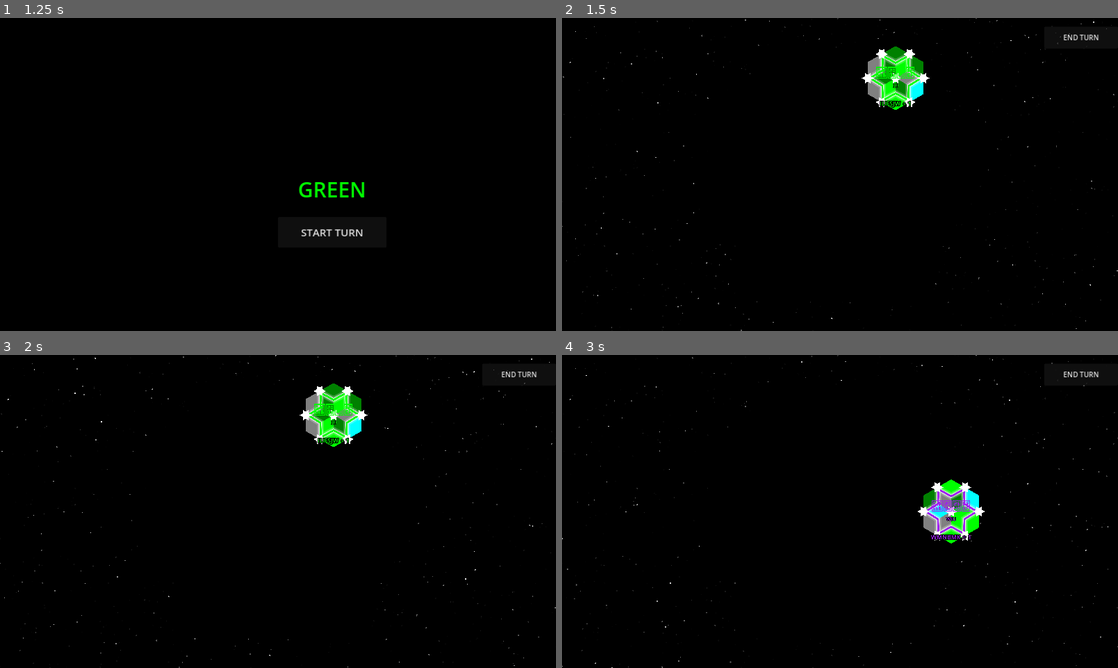
Above: before the commit, frames 1-4 (two rows, left to right).
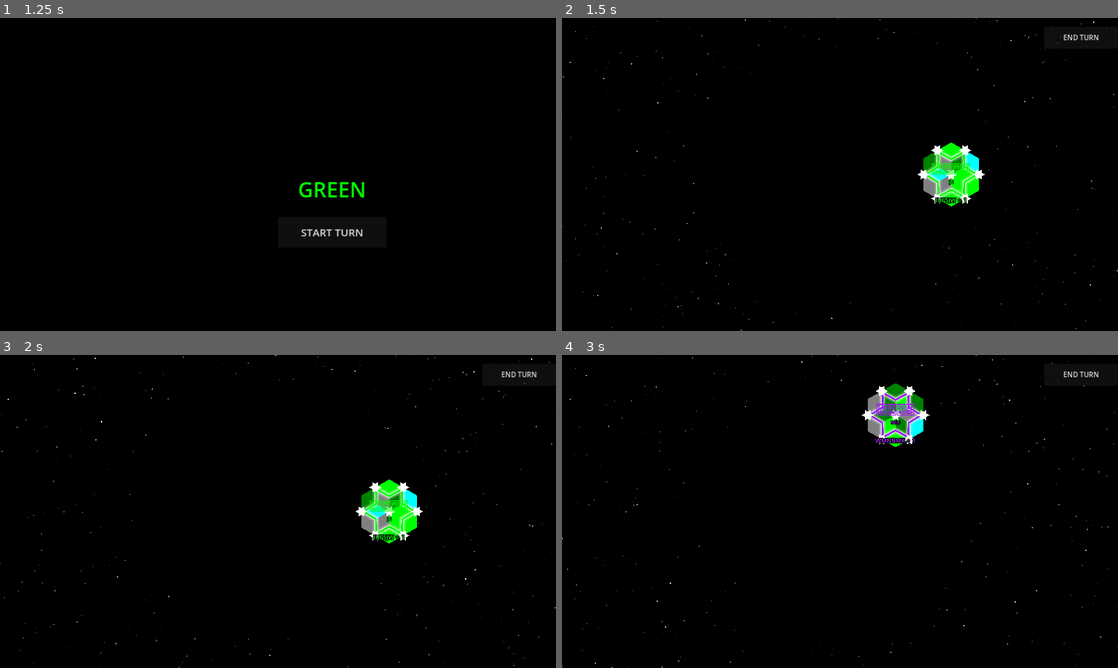
Above: after the commit, the same moments.

Repository: Cy13eruna/VyV
Game: Godot game, scene res://main.tscn
Two runs of this game, one before a commit and one after it. Both use one fixed random seed, a clock stepped at 60 frames per second and the inputs below.
Inputs:
- Up to frame 1 (1.25 s): click "2" at 0.5 s
- Up to frame 2 (1.5 s): click "START TURN" at 1.25 s
- Up to frame 3 (2 s): no input
- Up to frame 4 (3 s): click "END TURN" at 2 s; click "START TURN" at 2.75 s

Frame 1 is identical in both runs. In frame 2, 3.2% of the frame differs, in the area x 53-76%, y 9-61%; in frame 3, 3.2%; in frame 4, 3.2%.

Commit message:
Vagabon Spends Power

Diff:
--- a/src/systems/entities/DomainManager.gd
+++ b/src/systems/entities/DomainManager.gd
@@ -1,4 +1,3 @@
-# res://src/systems/entities/DomainManager.gd
 extends Node2D
 
 var domain_script: GDScript = null
@@ -9,9 +8,10 @@
 	add_to_group("domain_manager")
 	_load_resources.call_deferred()
 
-	# Conecta ao sinal de virada de turno no EventBus
-	# ATUALIZADO: O sinal agora envia (id, color, round_number)
 	if is_instance_valid(Signals) and Signals.has_signal("turn_started"):
+		# Conecta garantindo que não haja duplicatas
+		if Signals.turn_started.is_connected(_on_turn_started):
+			Signals.turn_started.disconnect(_on_turn_started)
 		Signals.turn_started.connect(_on_turn_started)
 
 func _load_resources() -> void:
@@ -22,17 +22,39 @@
 func get_domain_positions_for_player(player_id: int) -> Array:
 	var positions: Array = []
 	for pos_key in active_domains:
-		var domain = active_domains[pos_key]
-		if domain.owner_id == player_id:
-			positions.append(domain.pos)
+		var domain_data = active_domains[pos_key]
+		if domain_data.owner_id == player_id:
+			positions.append(domain_data.pos)
 	return positions
 
 func get_domain_at(world_pos: Vector2) -> Node2D:
 	var clean_pos = world_pos.snapped(Vector2(0.1, 0.1))
 	for inst in domain_instances:
-		if is_instance_valid(inst) and inst.get("grid_pos").distance_to(clean_pos) < 1.0:
-			return inst
+		if is_instance_valid(inst):
+			var inst_pos = inst.get("grid_pos")
+			if inst_pos is Vector2 and inst_pos.distance_to(clean_pos) < 1.0:
+				return inst
 	return null
+
+## --- NOVA API: GESTÃO DE PODER INDIVIDUALIZADA ---
+
+# Retorna o poder de um domínio específico baseado na sua posição
+func get_domain_power_at(world_pos: Vector2) -> int:
+	var domain = get_domain_at(world_pos)
+	if is_instance_valid(domain):
+		return domain.get("power") if domain.get("power") != null else 0
+	return 0
+
+# Consome poder de um domínio específico. Retorna true se teve saldo.
+func consume_power_at(world_pos: Vector2, amount: int) -> bool:
+	var domain = get_domain_at(world_pos)
+	if is_instance_valid(domain):
+		var current_power = domain.get("power") if domain.get("power") != null else 0
+		if current_power >= amount:
+			if domain.has_method("add_power"):
+				domain.add_power(-amount)
+				return true
+	return false
 
 ## --- GESTÃO DE DOMÍNIOS ---
 
@@ -66,12 +88,12 @@
 	if new_domain.has_method("setup_domain"):
 		new_domain.setup_domain(clean_pos, clean_pos, color, owner_id, tile_size)
 
-	new_domain.name = "Domain_" + pos_key.replace(".", "_")
+	new_domain.name = "Domain_" + pos_key.replace(".", "_").replace(",", "_")
 	domain_instances.append(new_domain)
 
 	return new_domain
 
-## --- LÓGICA DE SPAWN ---
+## --- LÓGICA DE SPAWN (ESTRATÉGIA DE BORDAS) ---
 
 func spawn_domains(player_count: int, grid_mgr: Node2D, v_mgr: Node2D, turn_mgr: Node):
 	clear_domains()
@@ -88,12 +110,8 @@
 	if valid_nodes.is_empty(): return
 
 	var directions = [
-		Vector2(1, 0),          # 0: Direita
-		Vector2(0.5, 0.866),    # 1: Sudeste
-		Vector2(-0.5, 0.866),   # 2: Sudoeste
-		Vector2(-1, 0),         # 3: Esquerda
-		Vector2(-0.5, -0.866),  # 4: Noroeste
-		Vector2(0.5, -0.866)    # 5: Nordeste
+		Vector2(1, 0), Vector2(0.5, 0.866), Vector2(-0.5, 0.866),
+		Vector2(-1, 0), Vector2(-0.5, -0.866), Vector2(0.5, -0.866)
 	]
 
 	var edge_positions = []
@@ -107,34 +125,9 @@
 				best_node = pos
 		edge_positions.append(best_node)
 
-	if edge_positions.size() < 6:
-		edge_positions.shuffle()
-		var spawned = 0
-		for i in range(min(player_count, edge_positions.size())):
-			_create_capital(spawned, edge_positions[i], grid_mgr, v_mgr, turn_mgr, t_size)
-			spawned += 1
-		return
-
-	var selected_indices = []
-	match player_count:
-		2:
-			selected_indices = [0, 1, 2, 3, 4, 5]
-			selected_indices.shuffle()
-			selected_indices = selected_indices.slice(0, 2)
-		3:
-			var offset = randi() % 2
-			selected_indices = [offset, offset + 2, offset + 4]
-		4:
-			var offset = randi() % 3
-			selected_indices = [offset, (offset + 1) % 6, (offset + 3) % 6, (offset + 4) % 6]
-		6:
-			selected_indices = [0, 1, 2, 3, 4, 5]
-		_:
-			selected_indices = [0, 1, 2, 3, 4, 5]
-			selected_indices.shuffle()
-			selected_indices = selected_indices.slice(0, player_count)
-
+	var selected_indices = range(6)
 	selected_indices.shuffle()
+	selected_indices = selected_indices.slice(0, player_count)
 
 	var spawned = 0
 	for idx in selected_indices:
@@ -159,16 +152,17 @@
 		v_name = domain_inst.generate_vagabond_name()
 
 	if v_mgr and v_mgr.has_method("_create_vagabond"):
+		# No futuro, passaremos o grid_pos do domínio para o Vagabond como 'home_domain'
 		v_mgr._create_vagabond(grid_pos, p_color, id, grid, v_name)
 
-## ATUALIZADO: Agora recebe o round_number para evitar o bug do 2º jogador
+## ATUALIZADO: Produção de Poder
 func _on_turn_started(player_id: int, _player_color: Color, round_number: int) -> void:
-	# Na primeira rodada, os domínios já nascem com 1 de poder.
-	# Ignoramos a produção para que o 2º jogador (e seguintes) não ganhem poder extra no setup.
+	# Evita bônus duplo no setup inicial
 	if round_number == 1:
 		return
 
 	for inst in domain_instances:
 		if is_instance_valid(inst) and inst.get("owner_id") == player_id:
 			if inst.has_method("add_power"):
+				# Cada domínio produz seu próprio poder independentemente
 				inst.add_power(1)
--- a/src/systems/entities/Vagabond.gd
+++ b/src/systems/entities/Vagabond.gd
@@ -1,4 +1,3 @@
-# res://src/systems/entities/Vagabond.gd
 extends "res://src/systems/entities/MapEntity.gd"
 
 class_name Vagabond
@@ -22,6 +21,9 @@
 
 @export var move_range: int = 4
 
+# NOVO: Referência à posição do domínio que criou este Vagabond
+var home_domain_pos: Vector2 = Vector2.ZERO
+
 var _is_highlighted: bool = false
 var _high_res_font: SystemFont
 var _emoji_font: SystemFont
@@ -31,11 +33,11 @@
 
 # --- CICLO DE VIDA ---
 
-## Setup atualizado para aceitar o nome injetado pelo Domínio de origem
+## Setup atualizado para aceitar o nome e a posição do domínio de origem
 func setup(p_global_pos: Vector2, p_grid_pos: Vector2, p_color: Color, p_owner_id: int, p_name: String = "") -> void:
-	# Prioridade 1: Nome vindo do setup (linkado ao domínio)
-	# Prioridade 2: Nome já existente na variável
-	# Prioridade 3: Geração aleatória (fallback)
+	# Define a casa inicial do Vagabond (usada para cobrar poder)
+	home_domain_pos = p_grid_pos.snapped(Vector2(0.1, 0.1))
+
 	if not p_name.is_empty():
 		vagabond_name = p_name
 	elif vagabond_name.is_empty():
@@ -48,21 +50,16 @@
 	_create_visuals()
 	_update_visual_state(true)
 
-func _apply_visuals() -> void:
-	_setup_font_resource()
-	_create_visuals()
-	_update_visual_state(true)
+# ... (Funções visuais _apply_visuals, _setup_font_resource, _create_visuals permanecem iguais) ...
 
 func _setup_font_resource() -> void:
 	if _high_res_font: return
-
 	_high_res_font = SystemFont.new()
 	_high_res_font.multichannel_signed_distance_field = true
 	_high_res_font.msdf_pixel_range = 16
 	_high_res_font.msdf_size = 128
 	_high_res_font.set_antialiasing(1)
 	_high_res_font.generate_mipmaps = true
-
 	_emoji_font = SystemFont.new()
 	_emoji_font.multichannel_signed_distance_field = false
 	_emoji_font.generate_mipmaps = true
@@ -85,49 +82,38 @@
 	emoji_flip.name = "EmojiFlip"
 	hires_container.add_child(emoji_flip)
 
-	# 1. EMOJI
 	var emoji = Label.new()
 	emoji.name = "Emoji"
 	emoji.text = "🚶‍♀️"
-
 	var emoji_settings = LabelSettings.new()
 	emoji_settings.font = _emoji_font
 	emoji_settings.font_size = 112
 	emoji_settings.font_color = entity_color
-
 	emoji.label_settings = emoji_settings
 	emoji.horizontal_alignment = HORIZONTAL_ALIGNMENT_CENTER
 	emoji.vertical_alignment = VERTICAL_ALIGNMENT_CENTER
 	emoji.texture_filter = CanvasItem.TEXTURE_FILTER_LINEAR_WITH_MIPMAPS
-
 	var emoji_size = _emoji_font.get_string_size(emoji.text, HORIZONTAL_ALIGNMENT_CENTER, -1, 112)
 	emoji.custom_minimum_size = emoji_size
-
-	var vertical_offset = 12.0
-	emoji.position = Vector2(-emoji_size.x / 2.0, -emoji_size.y + vertical_offset)
+	emoji.position = Vector2(-emoji_size.x / 2.0, -emoji_size.y + 12.0)
 	emoji_flip.add_child(emoji)
 
-	# 2. LABEL DE TEXTO (Usando vagabond_name linkado)
 	var label = Label.new()
 	label.name = "IDLabel"
 	label.text = vagabond_name
-
 	var text_settings = LabelSettings.new()
 	text_settings.font = _high_res_font
 	text_settings.font_size = 40
 	text_settings.font_color = entity_color
 	text_settings.outline_size = 16
 	text_settings.outline_color = Color.BLACK
-
 	label.label_settings = text_settings
 	label.horizontal_alignment = HORIZONTAL_ALIGNMENT_CENTER
 	label.vertical_alignment = VERTICAL_ALIGNMENT_CENTER
 	label.texture_filter = CanvasItem.TEXTURE_FILTER_LINEAR_WITH_MIPMAPS
-
 	var text_size = _high_res_font.get_string_size(label.text, HORIZONTAL_ALIGNMENT_CENTER, -1, 40)
 	label.custom_minimum_size = text_size
 	label.position = Vector2(-text_size.x / 2.0, 40)
-
 	hires_container.add_child(label)
 
 func set_facing_direction(moves_right: bool) -> void:
@@ -140,18 +126,14 @@
 func _update_visual_state(instant: bool = false) -> void:
 	var view = get_node_or_null("View")
 	if not view: return
-
 	var target_scale = Vector2(1.25, 1.25) if _is_highlighted else Vector2.ONE
 	var target_alpha = 1.0 if ap > 0 else 0.7
-
 	var emoji = view.find_child("Emoji", true, false)
 	if emoji and emoji.label_settings:
 		emoji.label_settings.font_color = entity_color
-
 	var label = view.find_child("IDLabel", true, false)
 	if label and label.label_settings:
 		label.label_settings.font_color = entity_color
-
 	if instant:
 		view.scale = target_scale
 		view.modulate.a = target_alpha
@@ -160,14 +142,31 @@
 		tween.tween_property(view, "scale", target_scale, 0.2).set_trans(Tween.TRANS_QUAD)
 		tween.tween_property(view, "modulate:a", target_alpha, 0.25)
 
-# --- LÓGICA DE JOGO ---
-
+# --- LÓGICA DE JOGO ATUALIZADA ---
+
+## NOVO: Agora o uso de AP é condicionado ao Poder do Domínio de origem
 func use_ap() -> bool:
-	if has_ap():
-		ap -= 1
-		_play_action_animation()
-		return true
-	return false
+	if not has_ap():
+		return false
+
+	var domain_mgr = get_tree().get_first_node_in_group("domain_manager")
+
+	# Se existir um gestor de domínios, tentamos cobrar o custo (1 AP = 1 Poder)
+	if is_instance_valid(domain_mgr) and domain_mgr.has_method("consume_power_at"):
+		var success = domain_mgr.consume_power_at(home_domain_pos, 1)
+
+		if success:
+			ap -= 1
+			_play_action_animation()
+			return true
+		else:
+			print("[Vagabond] Falha ao mover: Domínio de origem em %s não tem Poder!" % str(home_domain_pos))
+			return false
+
+	# Fallback: Se não houver domain_manager (ex: teste rápido), gasta AP normalmente
+	ap -= 1
+	_play_action_animation()
+	return true
 
 func restore_ap() -> void:
 	ap = max_ap
@@ -186,7 +185,6 @@
 func update_fow_visibility(lit_nodes: Array, instant: bool = false) -> void:
 	var is_lit = self.grid_pos in lit_nodes
 	var target_alpha = 1.0 if is_lit else 0.0
-
 	if instant:
 		self.modulate.a = target_alpha
 		self.visible = is_lit
@@ -199,34 +197,27 @@
 func has_ap() -> bool:
 	return ap > 0
 
-# --- LÓGICA DE GERAÇÃO ÚNICA (APENAS PARA FALLBACK) ---
+# --- LÓGICA DE GERAÇÃO ÚNICA ---
 
 func _generate_unique_initial_name(length: int) -> String:
 	var standard_alphabet = "ABCDEFGHIJKLMNOPQRSTUVWXYZ"
 	var accented_alphabet = "ÁÀÂÃÉÈÊÍÌÎÓÒÔÕÚÙÛÇÖÜËÏ"
-
 	var available_initials = ""
-
 	for char in standard_alphabet:
 		if not char in used_initials:
 			available_initials += char
-
 	if available_initials.length() == 0:
 		for char in accented_alphabet:
 			if not char in used_initials:
 				available_initials += char
-
 	if available_initials.length() == 0:
 		used_initials.clear()
 		available_initials = standard_alphabet
-
 	var initial = available_initials[randi() % available_initials.length()]
 	used_initials.append(initial)
-
 	var rest = ""
 	for i in range(length - 1):
 		rest += standard_alphabet[randi() % standard_alphabet.length()]
-
 	return initial + rest
 
 static func reset_vagabond_registry() -> void:
